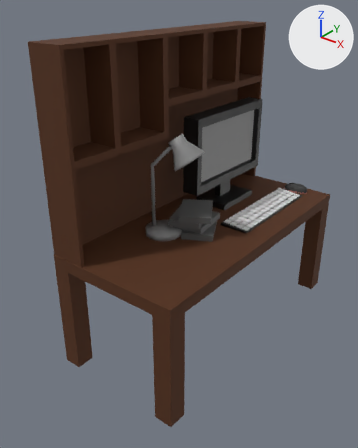
The FBX model models/desk.fbx, before and after one commit.
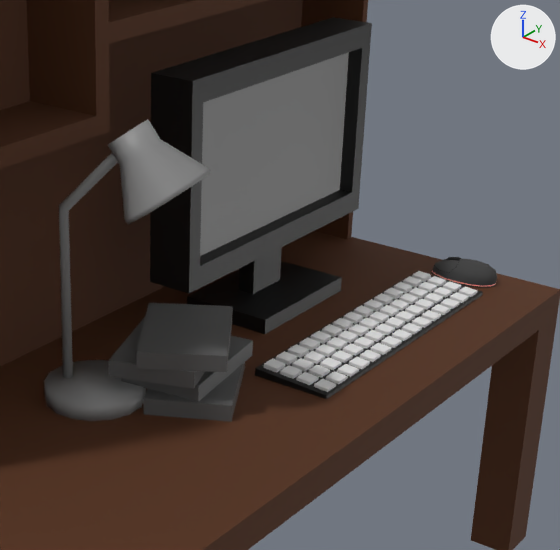
Each version is shown whole from a camera (50 mm lens) standing at (5.23, -6.3, 5.65) and looking at (0.58, -0.49, 2.05), then close up on the part from 36% to 92% of the width and 20% to 64% of the height. Arrows for +X, +Y and +Z are at upper right; the lights stay in place. Where no turn or scale is listed for an object, it has been applied to the vertices.

In view in the first close-up: 'Base', 'Desk', 'Games', 'Keys', 'Lamp', 'Mouse', 'New Monitor', 'Shelves'.
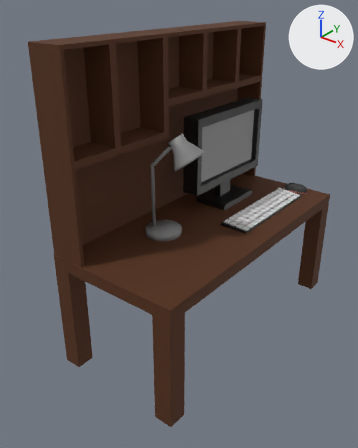
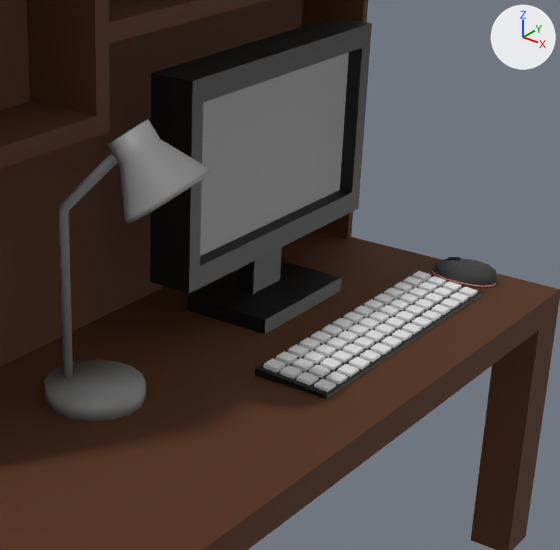
Location of each change, [x1, y1, x2, y2] in pixels of the close-ups (560 x 550 px):
```json
{"object": "Games", "change": "deleted", "before": [109, 303, 253, 422]}
```

Edits to the scene script, one JSON object a line:
```json
{"op": "remove", "block": "ob_games", "code": ["ob_games = bpy.data.objects.new('Games', me_cube_004)", "ob_games.location = (1.041, -0.523, 2.2)"]}
```
